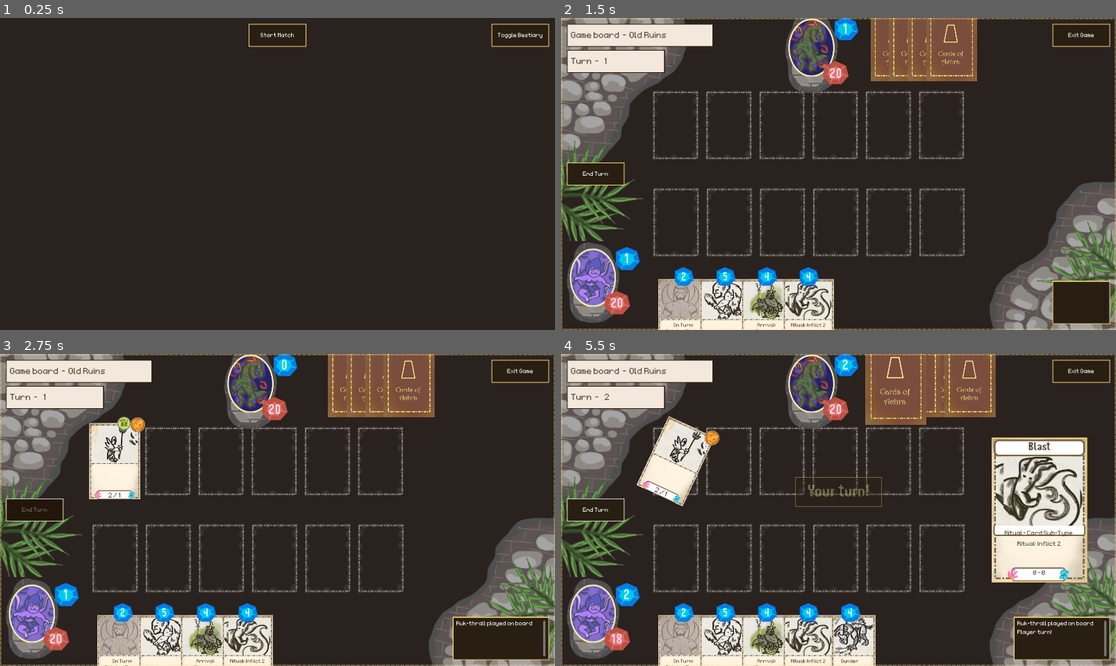
Above: before the commit, frames 1-4 (two rows, left to right).
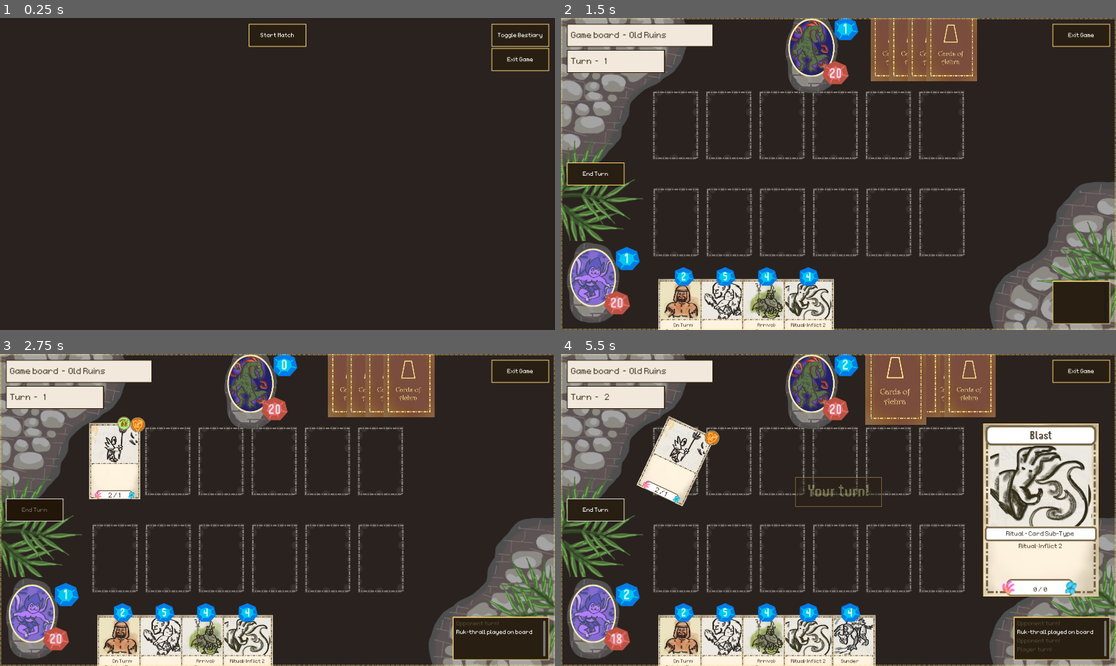
Above: after the commit, the same moments.

Repository: OttoElomaa/Godot-4-Ogre-Card-Game
Game: Godot game, scene res://GameScenes/MainMenu.tscn
Two runs of this game, one before a commit and one after it. Both use one fixed random seed, a clock stepped at 60 frames per second and the inputs below.
Inputs (mouse positions are in pixels of both pictures, inside the frame that each line leads up to):
- Up to frame 1 (0.25 s): no input
- Up to frame 2 (1.5 s): click (1082, 36) at 0.5 s; click (838, 36) at 1.25 s
- Up to frame 3 (2.75 s): click (33, 510) at 2 s
- Up to frame 4 (5.5 s): tap Enter at 2.75 s; drag from (683, 653) to (816, 385) at 2.77 s; drag from (727, 653) to (816, 385) at 3.52 s; move the mouse to (766, 653) at 4.27 s; hold Up (ui_up) 4.28-5 s; click (766, 653) at 4.42 s; drag from (810, 653) to (894, 378) at 5.02 s

The runs differ from the first frame. In frame 1, 0.2% of the frame differs, in the area x 88-99%, y 9-18%; in frame 2, 0.8%; in frame 3, 1.0%; in frame 4, 9.5%, in the area x 17-97%, y 22-97%.

Commit message:
Card: Added flavor text. Gameboard: Edited card info panel's layout.

Diff:
--- a/Cards/Creatures/Cr-BlinkBeast.tscn
+++ b/Cards/Creatures/Cr-BlinkBeast.tscn
@@ -5,6 +5,7 @@
 
 [node name="Card-Cr-Blinkbeast" instance=ExtResource("1_o7m1v")]
 cardName = "Blinkbeast"
+flavorText = "A playful astral hunter from beyond Achra."
 manaCost = 1
 startingDamage = 2
 startingHealth = 1
--- a/Cards/Creatures/Cr-MardokHound.tscn
+++ b/Cards/Creatures/Cr-MardokHound.tscn
@@ -5,6 +5,7 @@
 
 [node name="Card-Cr-MardokHound" instance=ExtResource("1_kp5c2")]
 cardName = "Ur-Hound"
+flavorText = "A beast from the lost city of stone."
 manaCost = 4
 startingDamage = 2
 startingHealth = 2
--- a/Cards/Creatures/Cr-Pikeman.tscn
+++ b/Cards/Creatures/Cr-Pikeman.tscn
@@ -6,6 +6,7 @@
 [node name="Card-Cr-Pikeman" instance=ExtResource("1_hwuew")]
 cardName = "Ruk-thrall"
 subTypeStr = "Minion"
+flavorText = "The thralls of the Ruk cults, so easily forgotten."
 manaCost = 1
 startingDamage = 2
 startingHealth = 1
--- a/Cards/Creatures/Cr-Stran-Herder.tscn
+++ b/Cards/Creatures/Cr-Stran-Herder.tscn
@@ -6,6 +6,7 @@
 [node name="Card-Cr-StranHerder" instance=ExtResource("1_7amfs")]
 cardName = "Stran Herder"
 subTypeStr = "Stran Commoner"
+flavorText = "The Stran tribes travel the lands with their loyal Tugar herds."
 manaCost = 2
 startingDamage = 2
 startingHealth = 2
--- a/Cards/card.gd
+++ b/Cards/card.gd
@@ -30,6 +30,8 @@
 @export var subTypeStr := "Card Sub-Type"
 var subTypes := []
 var cardTypeStr := ""
+
+@export_multiline var flavorText := ""
 
 var cardArt:
 	get:
--- a/GameScenes/BasicLogMessage.tscn
+++ b/GameScenes/BasicLogMessage.tscn
@@ -1,8 +1,8 @@
 [gd_scene load_steps=4 format=3 uid="uid://csw63ytv6teic"]
 
 [ext_resource type="Script" uid="uid://btvr6ube321ot" path="res://GameScenes/basic_log_message.gd" id="1_2cby4"]
-[ext_resource type="LabelSettings" uid="uid://4clxhxygbncp" path="res://Fonts/LabelSettingSmallFontWhite.tres" id="1_lwlgo"]
 [ext_resource type="StyleBox" path="res://PanelStyles/EmptyStyleBox.tres" id="1_v6uv3"]
+[ext_resource type="FontFile" uid="uid://byafnu4pqy01b" path="res://Fonts/monaco/monaco.ttf" id="3_v6uv3"]
 
 [node name="Message" type="PanelContainer"]
 theme_override_styles/panel = ExtResource("1_v6uv3")
@@ -11,6 +11,7 @@
 [node name="Text" type="Label" parent="."]
 custom_minimum_size = Vector2(300, 0)
 layout_mode = 2
+theme_override_fonts/font = ExtResource("3_v6uv3")
+theme_override_font_sizes/font_size = 32
 text = "This is a log entry."
-label_settings = ExtResource("1_lwlgo")
 autowrap_mode = 2
--- a/GameScenes/GameBoard.tscn
+++ b/GameScenes/GameBoard.tscn
@@ -406,11 +406,11 @@
 grow_vertical = 2
 theme_override_constants/margin_left = 20
 theme_override_constants/margin_top = 20
-theme_override_constants/margin_right = 100
+theme_override_constants/margin_right = 60
 theme_override_constants/margin_bottom = 20
 
 [node name="Panel" type="PanelContainer" parent="CanvasLayer/CardInfoPane"]
-custom_minimum_size = Vector2(200, 500)
+custom_minimum_size = Vector2(400, 600)
 layout_mode = 2
 theme_override_styles/panel = ExtResource("12_i42kc")
 
@@ -420,9 +420,9 @@
 
 [node name="Margin" type="MarginContainer" parent="CanvasLayer/CardInfoPane/Panel"]
 layout_mode = 2
-theme_override_constants/margin_left = 12
-theme_override_constants/margin_top = 10
-theme_override_constants/margin_right = 12
+theme_override_constants/margin_left = 22
+theme_override_constants/margin_top = 20
+theme_override_constants/margin_right = 22
 theme_override_constants/margin_bottom = 10
 
 [node name="VBox" type="VBoxContainer" parent="CanvasLayer/CardInfoPane/Panel/Margin"]
@@ -430,39 +430,48 @@
 theme_override_constants/separation = 14
 
 [node name="NameLabel" type="Label" parent="CanvasLayer/CardInfoPane/Panel/Margin/VBox"]
+custom_minimum_size = Vector2(0, 40)
 layout_mode = 2
 text = "Card Name"
 label_settings = ExtResource("22_fl608")
 horizontal_alignment = 1
+vertical_alignment = 2
 
 [node name="CardArt" type="TextureRect" parent="CanvasLayer/CardInfoPane/Panel/Margin/VBox"]
-custom_minimum_size = Vector2(300, 0)
 layout_mode = 2
 texture = ExtResource("23_ytsuw")
 expand_mode = 5
 stretch_mode = 4
 
-[node name="SubTypeLine" type="Label" parent="CanvasLayer/CardInfoPane/Panel/Margin/VBox"]
+[node name="VBox2" type="VBoxContainer" parent="CanvasLayer/CardInfoPane/Panel/Margin/VBox"]
+layout_mode = 2
+theme_override_constants/separation = 20
+
+[node name="SubTypeLine" type="Label" parent="CanvasLayer/CardInfoPane/Panel/Margin/VBox/VBox2"]
+layout_mode = 2
+text = "Sub-type line goes here."
+label_settings = ExtResource("24_l7se8")
+horizontal_alignment = 1
+
+[node name="EffectText" type="Label" parent="CanvasLayer/CardInfoPane/Panel/Margin/VBox/VBox2"]
+custom_minimum_size = Vector2(350, 0)
 layout_mode = 2
 text = "Effect text goes here."
 label_settings = ExtResource("24_l7se8")
 horizontal_alignment = 1
-
-[node name="EffectText" type="Label" parent="CanvasLayer/CardInfoPane/Panel/Margin/VBox"]
-layout_mode = 2
-text = "Effect text goes here."
+autowrap_mode = 2
+
+[node name="FlavorTextLabel" type="Label" parent="CanvasLayer/CardInfoPane/Panel/Margin/VBox/VBox2"]
+custom_minimum_size = Vector2(350, 0)
+layout_mode = 2
+text = "Flavor text"
 label_settings = ExtResource("24_l7se8")
 horizontal_alignment = 1
-
-[node name="EmptyLines" type="Label" parent="CanvasLayer/CardInfoPane/Panel/Margin/VBox"]
-layout_mode = 2
-text = "
-"
-label_settings = ExtResource("24_l7se8")
-horizontal_alignment = 1
-
-[node name="AttackDefenseLabel" type="Label" parent="CanvasLayer/CardInfoPane/Panel/Margin/VBox"]
-layout_mode = 2
+autowrap_mode = 2
+
+[node name="AttackDefenseLabel" type="Label" parent="CanvasLayer/CardInfoPane/Panel/Margin"]
+layout_mode = 2
+size_flags_vertical = 8
 text = "Attack / Defense"
 label_settings = ExtResource("24_l7se8")
 horizontal_alignment = 1
--- a/GameScenes/MainMenu.tscn
+++ b/GameScenes/MainMenu.tscn
@@ -57,18 +57,37 @@
 theme_override_constants/margin_right = 20
 theme_override_constants/margin_bottom = 20
 
-[node name="Panel" type="PanelContainer" parent="CanvasLayer/ShowBestiaryPane"]
+[node name="VBoxContainer" type="VBoxContainer" parent="CanvasLayer/ShowBestiaryPane"]
+layout_mode = 2
+
+[node name="BestiaryPane" type="PanelContainer" parent="CanvasLayer/ShowBestiaryPane/VBoxContainer"]
 custom_minimum_size = Vector2(200, 80)
 layout_mode = 2
 theme_override_styles/panel = ExtResource("2_b8l8w")
 
-[node name="Label" type="Label" parent="CanvasLayer/ShowBestiaryPane/Panel"]
+[node name="Label" type="Label" parent="CanvasLayer/ShowBestiaryPane/VBoxContainer/BestiaryPane"]
 layout_mode = 2
 text = "Toggle Bestiary"
 label_settings = ExtResource("3_wqb3i")
 horizontal_alignment = 1
 
-[node name="Button" type="Button" parent="CanvasLayer/ShowBestiaryPane/Panel"]
+[node name="Button" type="Button" parent="CanvasLayer/ShowBestiaryPane/VBoxContainer/BestiaryPane"]
+layout_mode = 2
+theme_override_styles/hover = ExtResource("4_duqux")
+theme_override_styles/normal = ExtResource("5_26mog")
+
+[node name="ExitPane" type="PanelContainer" parent="CanvasLayer/ShowBestiaryPane/VBoxContainer"]
+custom_minimum_size = Vector2(200, 80)
+layout_mode = 2
+theme_override_styles/panel = ExtResource("2_b8l8w")
+
+[node name="Label" type="Label" parent="CanvasLayer/ShowBestiaryPane/VBoxContainer/ExitPane"]
+layout_mode = 2
+text = "Exit Game"
+label_settings = ExtResource("3_wqb3i")
+horizontal_alignment = 1
+
+[node name="Button" type="Button" parent="CanvasLayer/ShowBestiaryPane/VBoxContainer/ExitPane"]
 layout_mode = 2
 theme_override_styles/hover = ExtResource("4_duqux")
 theme_override_styles/normal = ExtResource("5_26mog")
@@ -140,4 +159,5 @@
 script = ExtResource("7_wqb3i")
 
 [connection signal="pressed" from="CanvasLayer/StartMatchPane/Panel/StartButton" to="." method="buttonPressedStartMatch"]
-[connection signal="pressed" from="CanvasLayer/ShowBestiaryPane/Panel/Button" to="." method="buttonPressedToggleBestiary"]
+[connection signal="pressed" from="CanvasLayer/ShowBestiaryPane/VBoxContainer/BestiaryPane/Button" to="." method="buttonPressedToggleBestiary"]
+[connection signal="pressed" from="CanvasLayer/ShowBestiaryPane/VBoxContainer/ExitPane/Button" to="." method="buttonPressedExitGame"]
--- a/GameScenes/battle_system.gd
+++ b/GameScenes/battle_system.gd
@@ -81,6 +81,9 @@
 
 
 func enemyPlayTurn():
+
+	main.addLogMessage("Opponent turn!", Color.html("524634"))
+
 	#### PLAY CARDS FROM HAND
 	var enemyHandCards = cardsManager.getEnemyHandCards()
 
@@ -128,7 +131,7 @@
 	main.updateUi(turnCount)
 	cardsManager.startPlayerTurn()
 
-	main.addLogMessage("Player turn!", Color.WHITE)
+	main.addLogMessage("Player turn!", Color.html("524634"))
 
 #############################################################################
 #### PLAYER ATTACK FUNCTIONS
--- a/GameScenes/gameBoard.gd
+++ b/GameScenes/gameBoard.gd
@@ -200,9 +200,15 @@
 	cardInfo.get_node("Panel/Margin/VBox/NameLabel").text = card.cardName
 	cardInfo.get_node("Panel/Margin/VBox/CardArt").texture = card.cardArt
 
-	cardInfo.get_node("Panel/Margin/VBox/SubTypeLine").text = "%s - %s" % [card.cardTypeStr,card.subTypeStr]
-	cardInfo.get_node("Panel/Margin/VBox/EffectText").text = card.effectText
-	cardInfo.get_node("Panel/Margin/VBox/AttackDefenseLabel").text = "%d - %d" % [card.tempDamage,card.tempHealth]
+	cardInfo.get_node("Panel/Margin/VBox/VBox2/SubTypeLine").text = "%s - %s" % [card.cardTypeStr,card.subTypeStr]
+
+	#if card.effectText != "":
+	cardInfo.get_node("Panel/Margin/VBox/VBox2/EffectText").text = card.effectText
+
+
+	cardInfo.get_node("Panel/Margin/VBox/VBox2/FlavorTextLabel").text = card.flavorText
+
+	cardInfo.get_node("Panel/Margin/AttackDefenseLabel").text = "%d / %d" % [card.tempDamage,card.tempHealth]
 
 
 
--- a/GameScenes/main_menu.gd
+++ b/GameScenes/main_menu.gd
@@ -70,3 +70,11 @@
 				card.turnOnBestiaryVisuals()
 
 				counter += 1
+
+
+
+
+
+
+func buttonPressedExitGame() -> void:
+	get_tree().quit()
Binary file changed: Art/CardArt/card-art-creature-tugarBeast.jpg
Binary file changed: Art/CardArt/card-art-creature-tugarTrainer.jpg
Not shown, changed: Art/CardArt/card-art-creature-tugarBeast.pdn
Not shown, changed: Art/CardArt/card-art-creature-tugarTrainer.pdn
